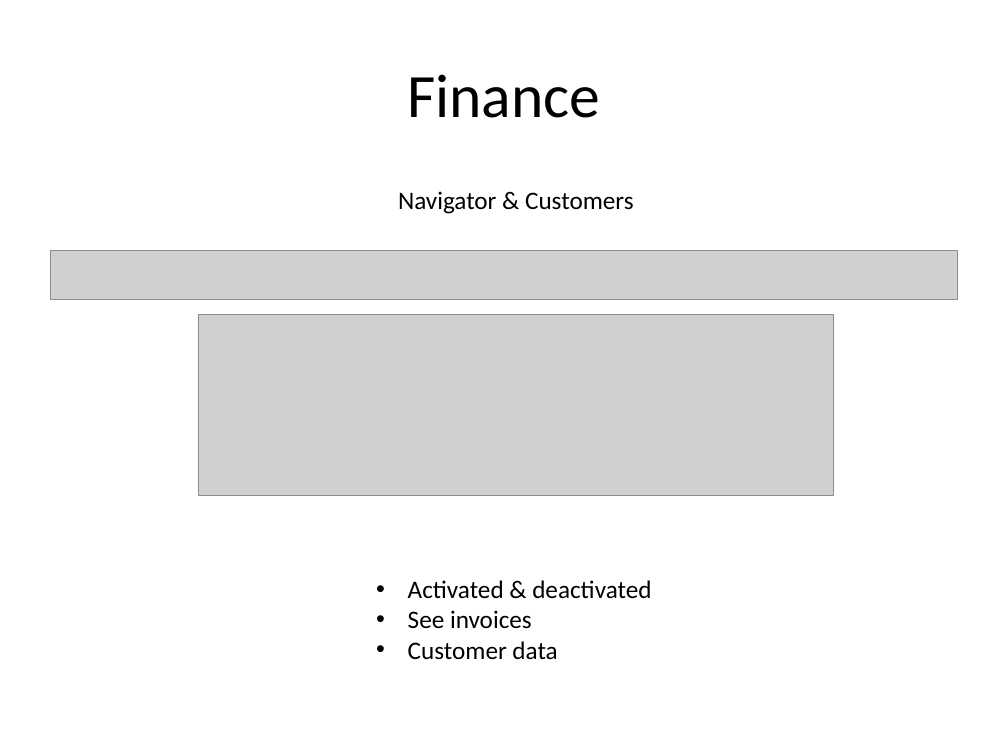
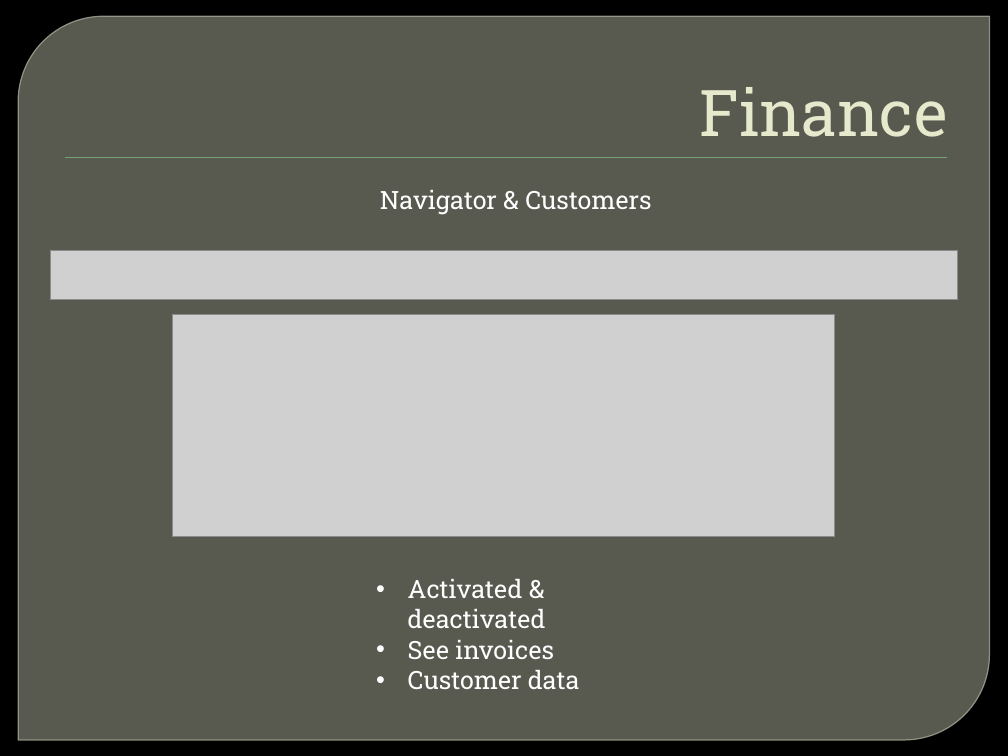
Before and after one commit to Mediagroup5/BarrocIt, a slide deck: slide 4 of barroc_Presentation.pptm. Drawn at 1008x756 pixels with LibreOffice and Linux fonts; fonts in the diff are those of the drawing; grey boxes stand for pictures; background and template pictures are left out. Boxes give left, top, right and bottom in pixels: in the first picture for what was removed or moved away, otherwise in the second. Text is boxed around its words. In the diff, an @@ line names an element or a change of style, - is before the commit and + after.

```diff
--- a/barroc_Presentation.pptm
+++ b/barroc_Presentation.pptm
@@ background #FFFFFF to picture (left out) @@
@@ round diag rect added at [18,16,990,740], fill #888B7B at 65% opacity, outline #9DA090 0.87 pt @@
@@ title "Finance" at [700,87,948,137]: size 44 to 46 pt, font Calibri to Roboto Slab, text colour #000000 to #E7EACB; alignment centre to right; indent changed; vertical alignment middle to bottom @@
@@ rectangle added at [65,157,947,158], fill #72A376 @@
@@ text "Navigator & Customers" at [380,190,651,215]: font Calibri to Roboto Slab, text colour #000000 to #FFFFFF @@
@@ picture: place and size @@
-picture at [199,314,834,495]
+picture at [172,314,836,536]
@@ text "Activated & deactivated" at [408,579,580,689]: font Calibri to Roboto Slab, text colour #000000 to #FFFFFF @@
```
Also in this commit, not shown: 15 other slides changed, 1 slide added, 1 other file.
